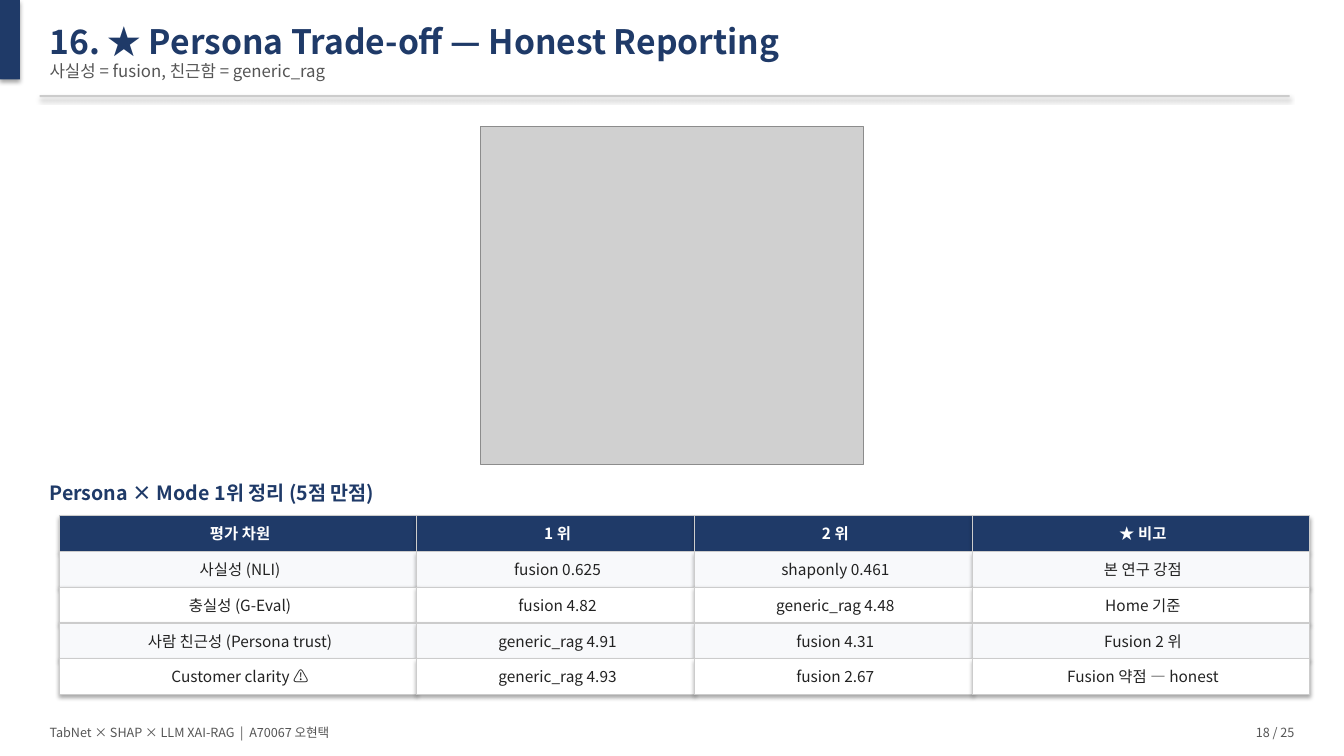
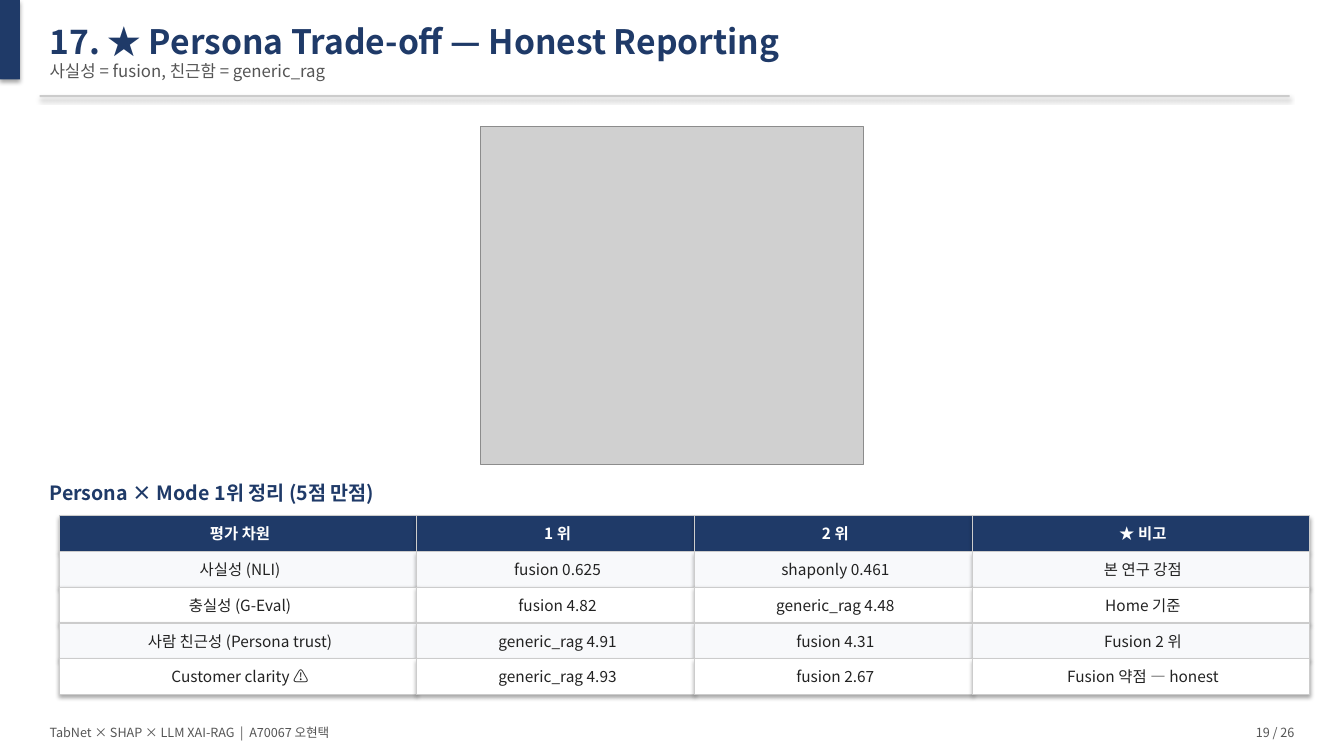
Before and after one commit to Tim-Green0/tabnet-xai-rag-credit, a slide deck: slide 19 of paper/thesis_slides.pptx (slide 18 before the commit). Drawn at 1344x756 pixels with LibreOffice and Linux fonts; fonts in the diff are those of the drawing; grey boxes stand for pictures. Boxes give left, top, right and bottom in pixels: in the first picture for what was removed or moved away, otherwise in the second. Text is boxed around its words. In the diff, an @@ line names an element or a change of style, - is before the commit and + after.

```diff
--- a/paper/thesis_slides.pptx
+++ b/paper/thesis_slides.pptx
@@ text at [50, 26, 779, 62]: text changed @@
-16. ★ Persona Trade-off — Honest Reporting
+17. ★ Persona Trade-off — Honest Reporting
@@ text at [1256, 727, 1294, 737]: text changed @@
-18 / 25
+19 / 26
```
Also in this commit, not shown: 21 other slides changed, 2 slides added, 1 slide removed, 1 other file.
